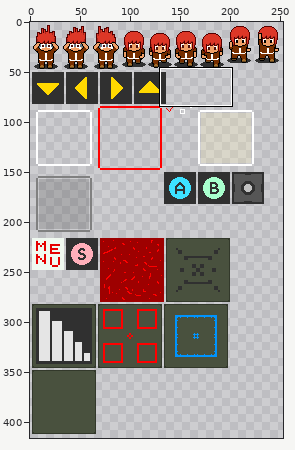
Sprite sheet: cocos2dx_playground/Resources/textures/texture_001.png. Above, an overview of the earlier version with the close-up marked.
Close-up. As it was:
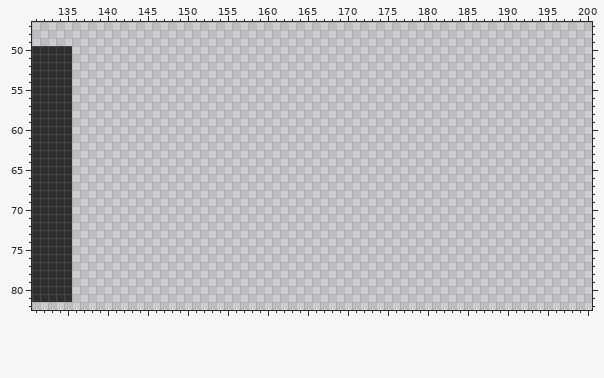
The file is 256x512 pixels. Colours within 5 levels of each other are drawn and written as one. Shown: x 131..200, y 47..82. The old version is drawn lined up with the new one. The wide view leaves out empty margins.
Now the later version:
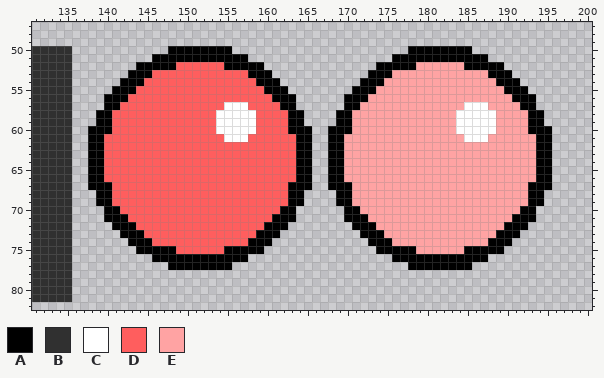
Palette (. is transparent): A #000000  B #303030  C #ffffff  D #ff5e5e  E #ffa3a3
Changes in this commit:
drawings rearranged on the sheet (the old picture shows each at its new place)
Changed rows in their new state; - is an unchanged pixel.
first column x 138:
50 ----------AAAAAAAA----------------------AAAAAAAA----------
51 --------AAAAAAAAAAAA------------------AAAAAAAAAAAA--------
52 ------AAAAADDDDDDAAAAA--------------AAAAAEEEEEEAAAAA------
53 -----AAADDDDDDDDDDDDAAA------------AAAEEEEEEEEEEEEAAA-----
54 ----AAADDDDDDDDDDDDDDAAA----------AAAEEEEEEEEEEEEEEAAA----
55 ---AAADDDDDDDDDDDDDDDDAAA--------AAAEEEEEEEEEEEEEEEEAAA---
56 --AAADDDDDDDDDDDDDDDDDDAAA------AAAEEEEEEEEEEEEEEEEEEAAA--
57 --AADDDDDDDDDDDDDCCCDDDDAA------AAEEEEEEEEEEEEECCCEEEEAA--
58 -AADDDDDDDDDDDDDCCCCCDDDDAA----AAEEEEEEEEEEEEECCCCCEEEEAA-
59 -AADDDDDDDDDDDDDCCCCCDDDDAA----AAEEEEEEEEEEEEECCCCCEEEEAA-
60 AAADDDDDDDDDDDDDCCCCCDDDDAAA--AAAEEEEEEEEEEEEECCCCCEEEEAAA
61 AADDDDDDDDDDDDDDDCCCDDDDDDAA--AAEEEEEEEEEEEEEEECCCEEEEEEAA
62 AADDDDDDDDDDDDDDDDDDDDDDDDAA--AAEEEEEEEEEEEEEEEEEEEEEEEEAA
63 AADDDDDDDDDDDDDDDDDDDDDDDDAA--AAEEEEEEEEEEEEEEEEEEEEEEEEAA
64 AADDDDDDDDDDDDDDDDDDDDDDDDAA--AAEEEEEEEEEEEEEEEEEEEEEEEEAA
65 AADDDDDDDDDDDDDDDDDDDDDDDDAA--AAEEEEEEEEEEEEEEEEEEEEEEEEAA
66 AADDDDDDDDDDDDDDDDDDDDDDDDAA--AAEEEEEEEEEEEEEEEEEEEEEEEEAA
67 AAADDDDDDDDDDDDDDDDDDDDDDAAA--AAAEEEEEEEEEEEEEEEEEEEEEEAAA
68 -AADDDDDDDDDDDDDDDDDDDDDDAA----AAEEEEEEEEEEEEEEEEEEEEEEAA-
69 -AADDDDDDDDDDDDDDDDDDDDDDAA----AAEEEEEEEEEEEEEEEEEEEEEEAA-
70 --AADDDDDDDDDDDDDDDDDDDDAA------AAEEEEEEEEEEEEEEEEEEEEAA--
71 --AAADDDDDDDDDDDDDDDDDDAAA------AAAEEEEEEEEEEEEEEEEEEAAA--
72 ---AAADDDDDDDDDDDDDDDDAAA--------AAAEEEEEEEEEEEEEEEEAAA---
73 ----AAADDDDDDDDDDDDDDAAA----------AAAEEEEEEEEEEEEEEAAA----
74 -----AAADDDDDDDDDDDDAAA------------AAAEEEEEEEEEEEEAAA-----
75 ------AAAAADDDDDDAAAAA--------------AAAAAEEEEEEAAAAA------
76 --------AAAAAAAAAAAA------------------AAAAAAAAAAAA--------
77 ----------AAAAAAAA----------------------AAAAAAAA----------
Where, in picture pixels (left, top, right, bottom), the same in both close-ups:
added: (88, 46, 552, 270)
